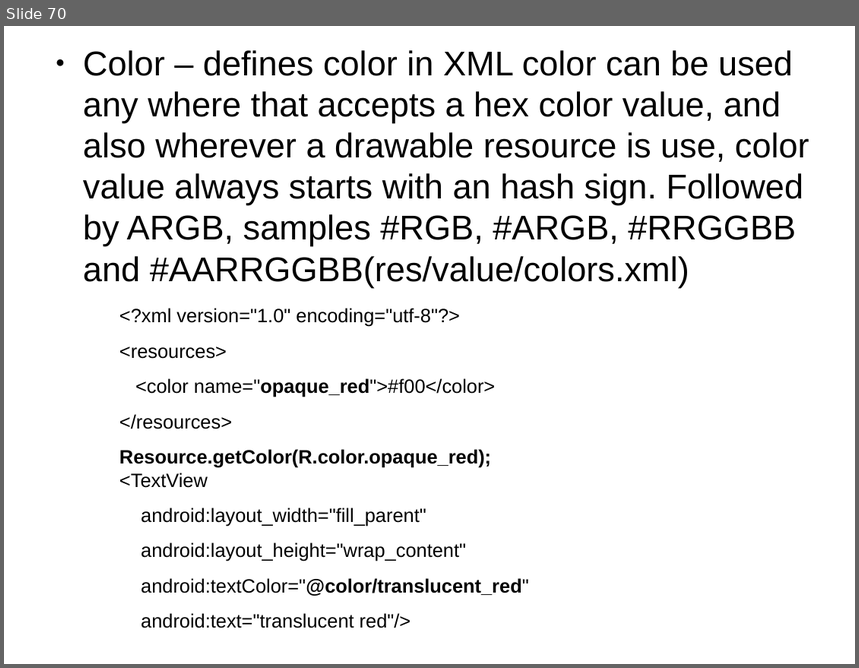
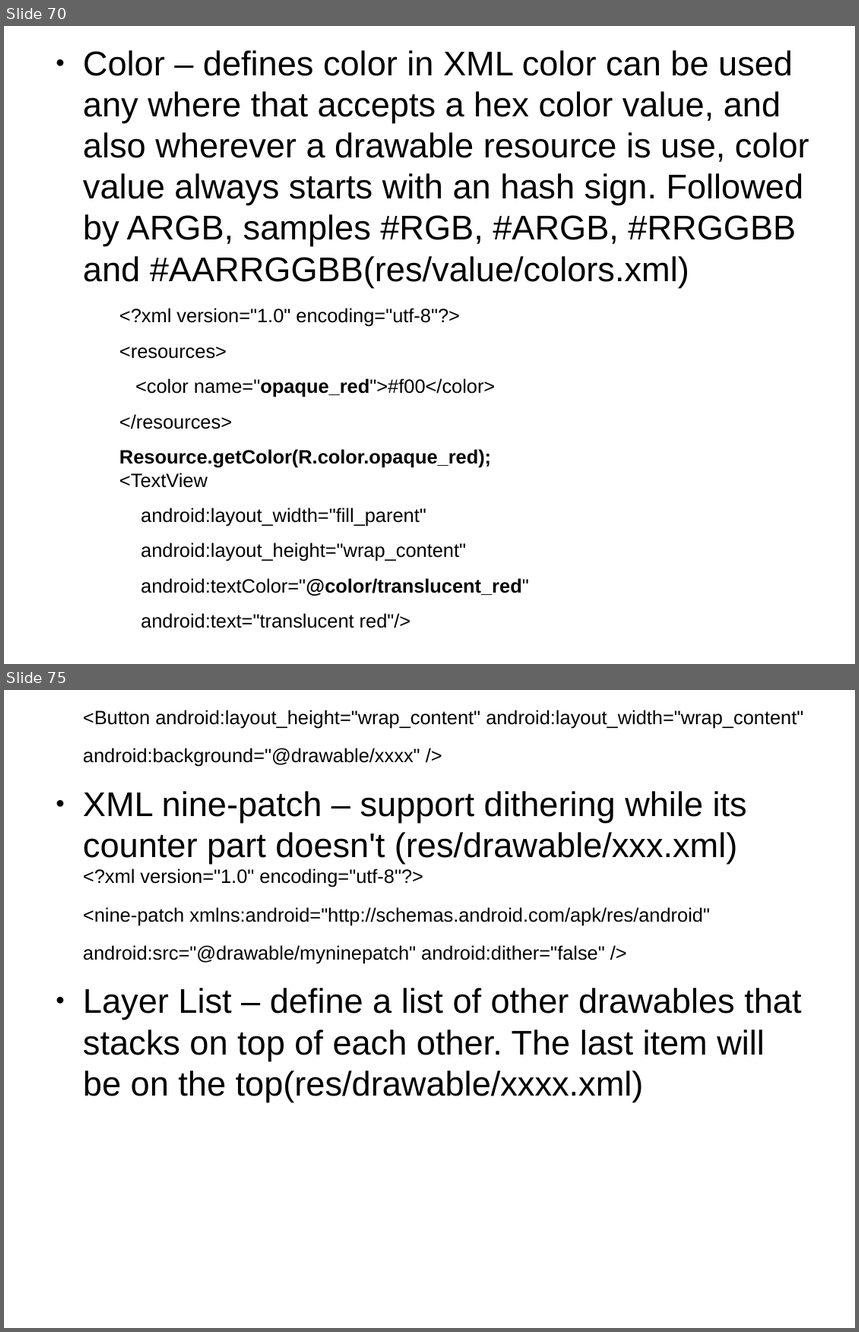
Before and after one commit to thegreatdao/testa, a slide deck: assets/android.odp. Shown one above the other, each under a label of ours: slide 70 before the commit, slides 70 and 75 after it; the slides between them are not shown. The pictures are 859x668 and 859x1332 pixels, drawn with LibreOffice and Linux fonts; fonts in the diff are those of the drawing. Boxes give left, top, right and bottom in pixels: in the first picture for what was removed or moved away, otherwise in the second. Text is boxed around its words. In the diff, an @@ line names an element or a change of style, - is before the commit and + after.

```diff
--- a/assets/android.odp
+++ b/assets/android.odp
@@ slide 75 added at bbox=[4, 690, 855, 1328], background #FFFFFF @@
@@ text added at bbox=[83, 710, 804, 1103], 18 pt, text #000000 @@
+<Button android:layout_height="wrap_content" android:layout_width="wrap_content"
+android:background="@drawable/xxxx" />
+● XML nine-patch – support dithering while its counter part doesn't (res/drawable/xxx.xml)
+  <?xml version="1.0" encoding="utf-8"?>
+<nine-patch xmlns:android="http://schemas.android.com/apk/res/android"
+android:src="@drawable/myninepatch" android:dither="false" />
+● Layer List – define a list of other drawables that stacks on top of each other. The last item will be on the top(res/drawable/xxxx.xml)
```
Also in this commit, not shown: 11 other slides added, 1 slide removed, 4 other files.
